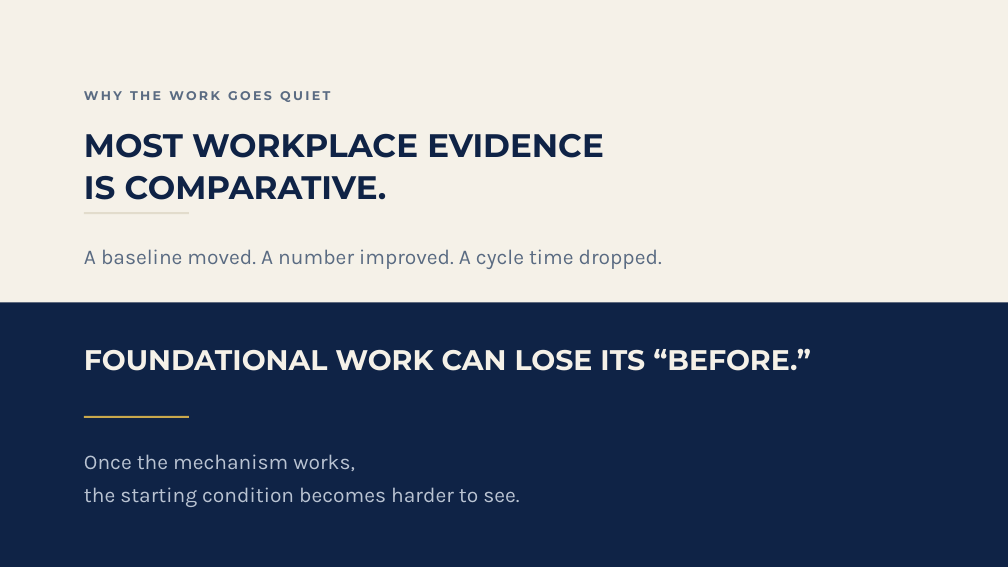
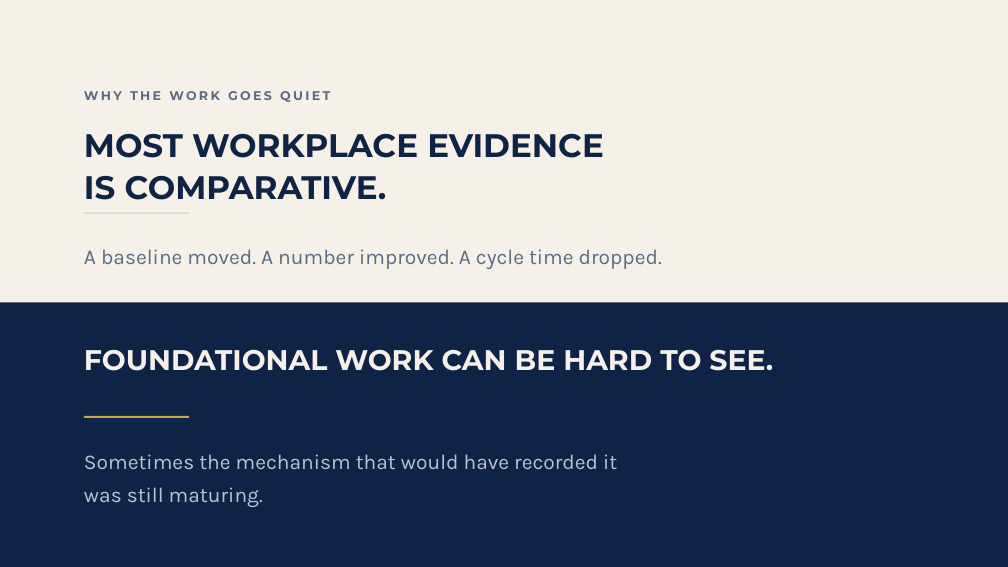
Before and after one commit to temidanielle/temidayoafonja-site, a slide deck: slide 4 of deliverables/video-7-slides/out/Video_7_Reveal_Builds.pptx. Drawn at 1008x567 pixels with LibreOffice and Linux fonts; fonts in the diff are those of the drawing. Boxes give left, top, right and bottom in pixels: in the first picture for what was removed or moved away, otherwise in the second. Text is boxed around its words. In the diff, an @@ line names an element or a change of style, - is before the commit and + after.

```diff
--- a/deliverables/video-7-slides/out/Video_7_Reveal_Builds.pptx
+++ b/deliverables/video-7-slides/out/Video_7_Reveal_Builds.pptx
@@ text at <box>84,349,773,371</box>: text changed @@
-FOUNDATIONAL WORK CAN LOSE ITS “BEFORE.”
+FOUNDATIONAL WORK CAN BE HARD TO SEE.
@@ text at <box>84,454,617,507</box>: text changed @@
-Once the mechanism works,
-the starting condition becomes harder to see.
+Sometimes the mechanism that would have recorded it
+was still maturing.
```
Also in this commit, not shown: 3 other slides changed, 18 other files.
